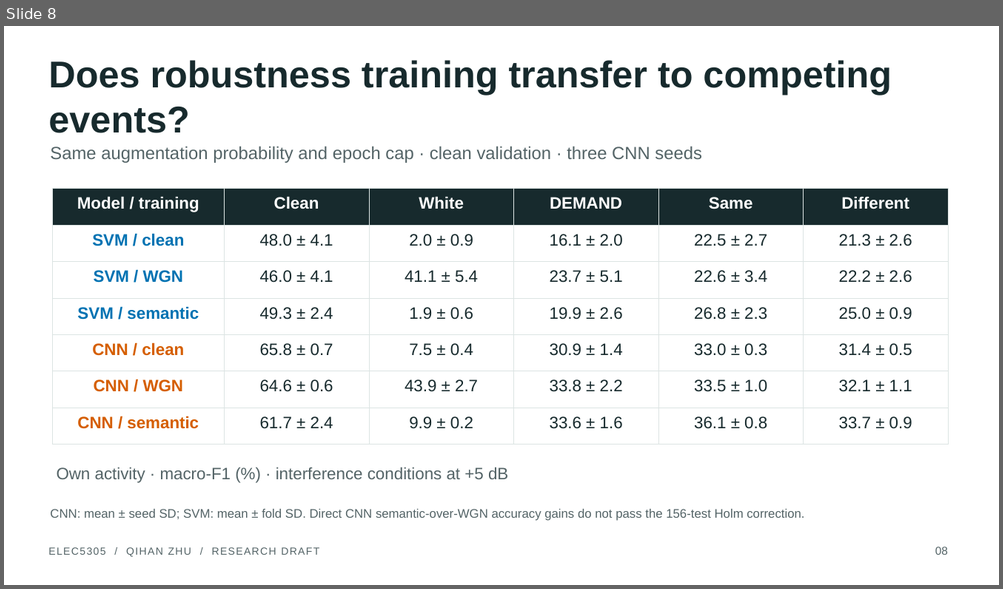
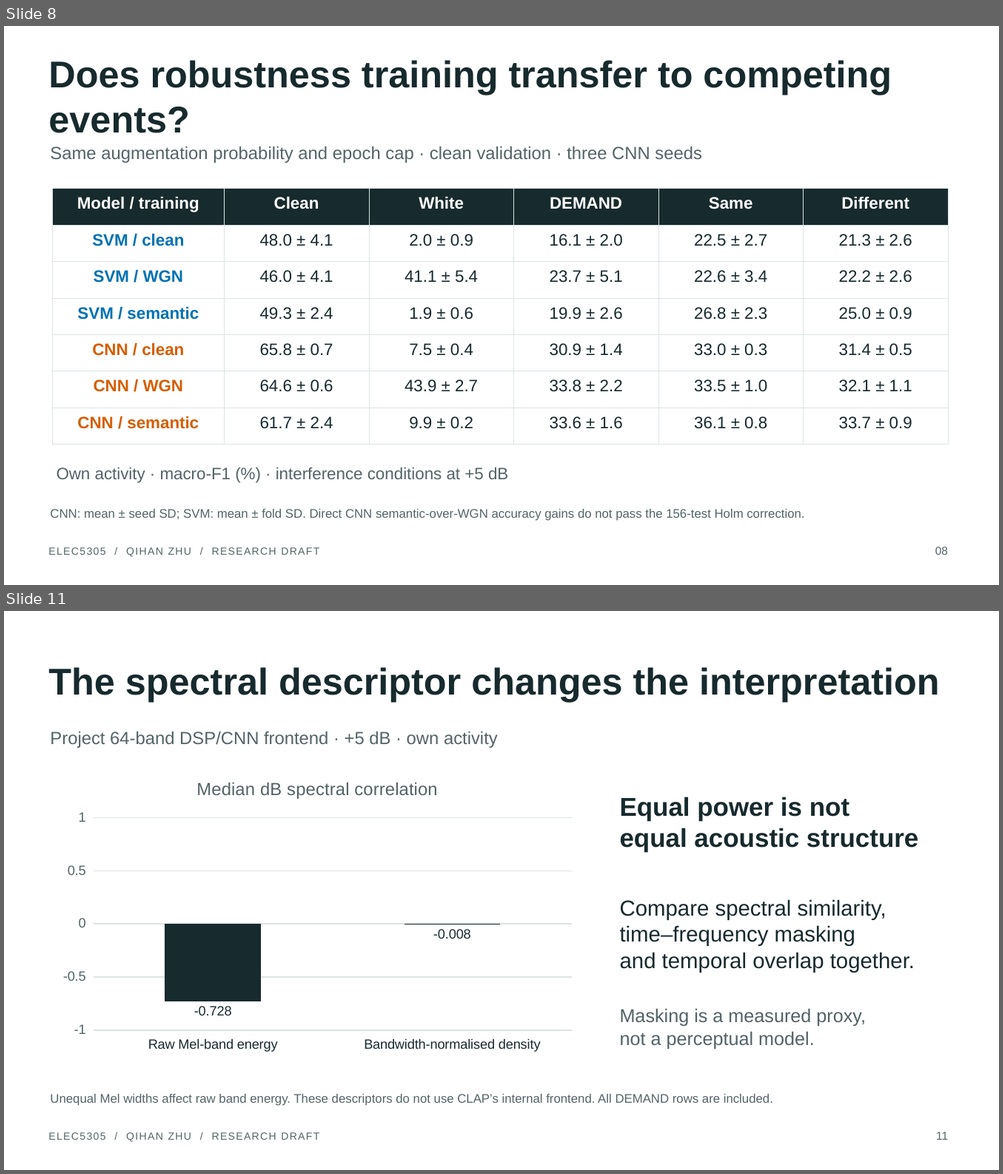
Before and after one commit to Charlie-Uni/elec5305-project-550489593, a slide deck: results/presentation_20261109_draft/research_presentation.pptx. Shown one above the other, each under a label of ours: slide 8 before the commit, slides 8 and 11 after it; the slides between them are not shown. The pictures are 1003x589 and 1003x1174 pixels, drawn with LibreOffice and Linux fonts; fonts in the diff are those of the drawing. Boxes give left, top, right and bottom in pixels: in the first picture for what was removed or moved away, otherwise in the second. Text is boxed around its words. In the diff, an @@ line names an element or a change of style, - is before the commit and + after.

```diff
--- a/results/presentation_20261109_draft/research_presentation.pptx
+++ b/results/presentation_20261109_draft/research_presentation.pptx
@@ slide 11 added at box(4, 611, 999, 1170), background #FFFFFF @@
@@ text added at box(48, 667, 939, 702), 36 pt, text #172A2D, bold @@
+The spectral descriptor changes the interpretation
@@ text added at box(50, 731, 498, 748), 17 pt, text #536366 @@
+Project 64-band DSP/CNN frontend · +5 dB · own activity
@@ column chart added at box(53, 764, 582, 1059) @@
+title "Median dB spectral correlation"
+categories: Raw Mel-band energy, Bandwidth-normalised density
+Series 1: -0.728, -0.008
@@ text added at box(620, 797, 919, 852), 25 pt, text #172A2D, bold @@
+Equal power is not
+equal acoustic structure
@@ text added at box(620, 900, 914, 972), 21 pt, text #172A2D @@
+Compare spectral similarity,
+time–frequency masking
+and temporal overlap together.
@@ text added at box(620, 1008, 865, 1049), 18 pt, text #536366 @@
+Masking is a measured proxy,
+not a perceptual model.
@@ text added at box(50, 1094, 773, 1106), 12 pt, text #536366 @@
+Unequal Mel widths affect raw band energy. These descriptors do not use CLAP’s internal frontend. All DEMAND rows are included.
@@ text added at box(48, 1133, 319, 1142), 10 pt, text #536366 @@
+ELEC5305 / QIHAN ZHU / RESEARCH DRAFT
@@ text added at box(936, 1132, 948, 1140), 11 pt, text #536366 @@
+11
```
Also in this commit, not shown: 8 slides changed, 2 other slides added, 26 other files.
